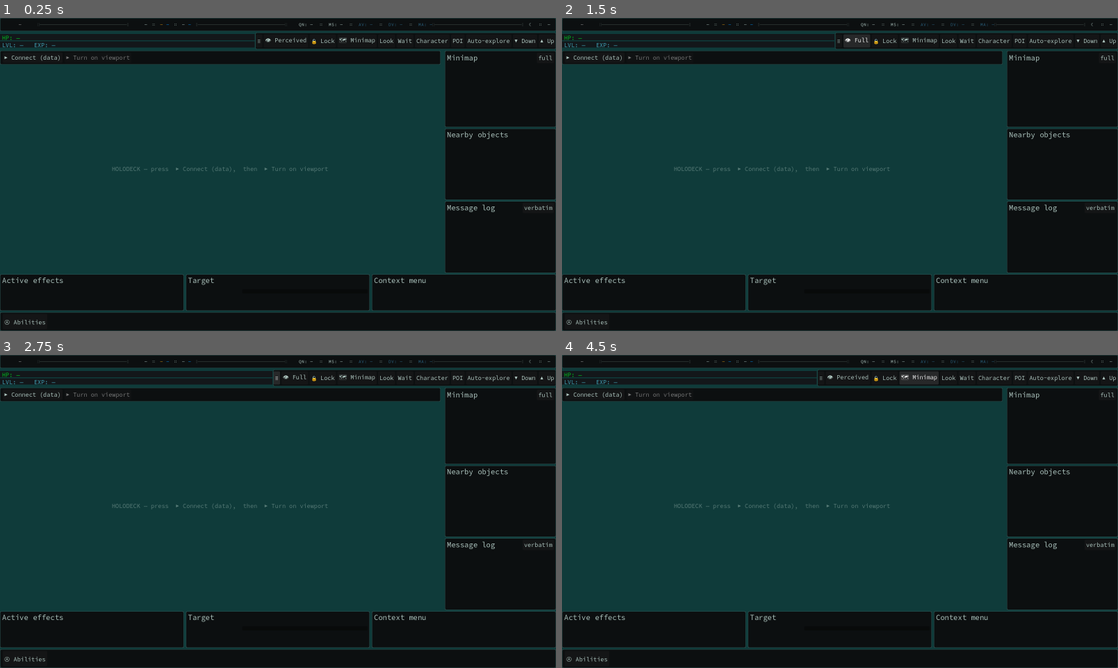
Above: before the commit, frames 1-4 (two rows, left to right).
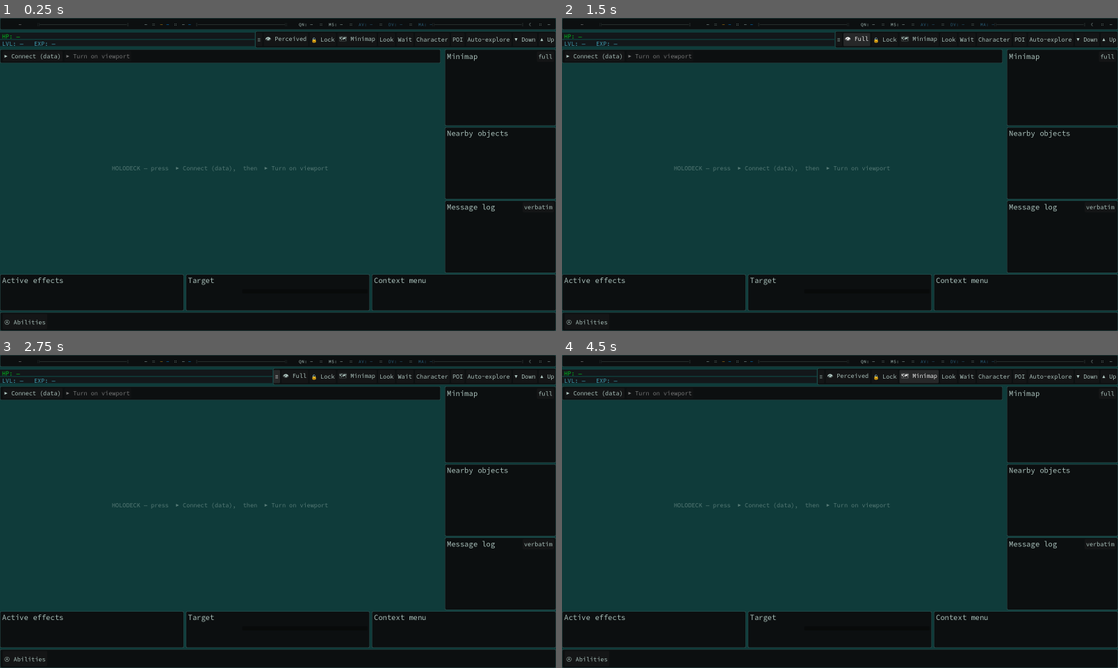
Above: after the commit, the same moments.

Repository: DazzlingDukeOfLazers/raves-of-qud
Game: Godot game, scene res://MainFrame.tscn
Same seed, same stepped clock (60 frames per second), same inputs: the game is played once before the commit and once after it. This scene is started directly instead of the project's main scene.
Inputs:
- Up to frame 1 (0.25 s): no input
- Up to frame 2 (1.5 s): click "≡" at 0.5 s; click "👁 Perceived" at 1.25 s
- Up to frame 3 (2.75 s): click "≡" at 2 s
- Up to frame 4 (4.5 s): click "👁 Full" at 2.75 s; click "🔒 Lock" at 3.5 s; click "🗺 Minimap" at 4.25 s

The runs differ from the first frame. In frame 1, 3.5% of the frame differs, in the area x 0-100%, y 3-62%; in frame 2, 3.4%; in frame 3, 3.4%; in frame 4, 3.5%.

Commit message:
Row 2: vertical pass — lift the row to Qud's y
Row 2 sat ~4px low (HP box centre 60 vs Qud 56) while row 1's content and
the top-bar text were already aligned — the top-bar strip just extended 4px
too far below the bar. Trim its content_margin_bottom (5->1) so only the
strip's bottom shrinks; the bar and its vcentred avatar/text stay put.

Now HP box centre 56, LVL text 74, nav hamburger 68 — all == Qud, with row 1
unchanged (T-text 22). (Rows 3+ shift up 4px too; they're not aligned yet.)

Co-Authored-By: Claude Opus 4.8 <noreply@anthropic.com>

Diff:
--- a/godot/MainFrame.gd
+++ b/godot/MainFrame.gd
@@ -471,6 +471,11 @@
 
 func _row_status() -> Control:
 	var strip := _strip()
+	# Trim the space below the bar: Qud's row 2 starts ~4px higher. The bar (and its vcentred avatar/text)
+	# stays put; only the strip's bottom shrinks, lifting row 2 to Qud's y.
+	var sstyle: StyleBoxFlat = _panel_style()
+	sstyle.content_margin_bottom = 1
+	strip.add_theme_stylebox_override("panel", sstyle)
 	var bpx := UiFont.px(get_viewport(), "body")
 	var isz := int(bpx * 1.7)                          # avatar scale, matched to Qud
 	var bar := Control.new()                            # free-positioning host; groups placed by _relayout_topbar
